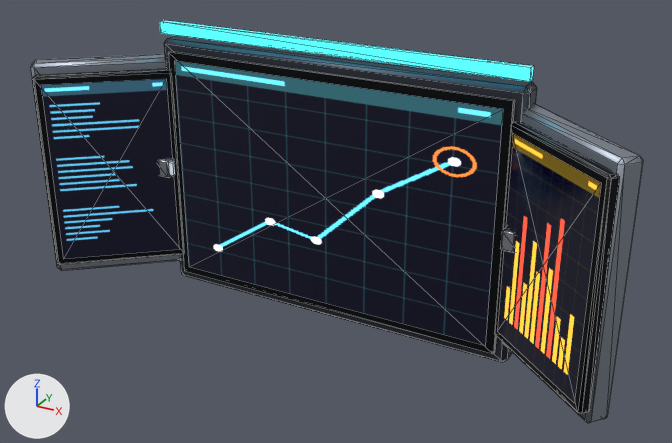
The glTF model godot/models/display/display_wing_display.glb, before and after one commit.
Rendered twice from a camera (50 mm lens) standing at (1.078, -1.984, 0.894) and looking at (0.063, -0.139, -0.029). Lighting does not change. The marker at lower left points along +X, +Y and +Z. The first picture is the older version. Mesh edges are drawn as thin lines. Vertices at exactly the same position are counted once.

The older version as bpy lines, for what is in view:
```python
me_body = bpy.data.meshes.new('body')
me_body.from_pydata(...)  # 196 vertices, 338 faces; spans x -0.79..0.79, y -0.3..0.01, z -0.35..0.39
# faces by material slot: [44, 100, 2, 88, 2, 88, 2, 12]
me_body.materials.append(mat_hull_dark)  # greyish blue #3c424c
me_body.materials.append(mat_black_metal)  # black #17191d
me_body.materials.append(mat_screen_nav)
me_body.materials.append(mat_hull_mid)  # grey #8d95a1
me_body.materials.append(mat_screen_text)
me_body.materials.append(mat_steel)  # grey #a7adb5
me_body.materials.append(mat_screen_graph)
me_body.materials.append(mat_em_cyan)  # black #000000, glowing cyan #33e0ff
ob_display_wing_display = bpy.data.objects.new('display_wing_display', me_body)
ob_display_wing_display.location = (0.0, 0.0, 0.0)
```
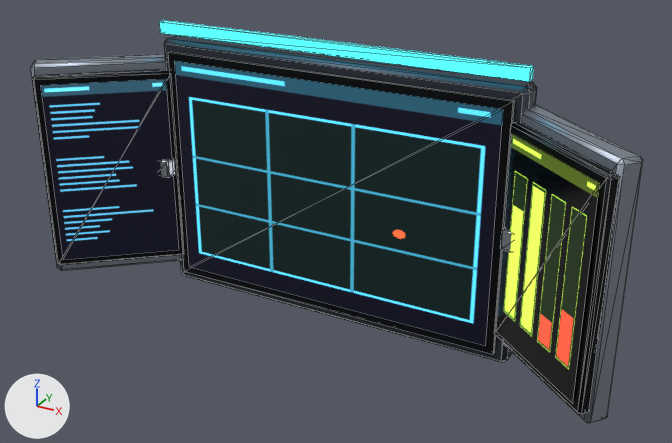
The newer file is also turned or shifted as a whole; pictures and numbers use the older file's frame.

Changed parts and their boxes [x1, y1, x2, y2] in the pictures (672 x 443 px; the box of a moved part takes in the faces that stretch with it):
part 1 of me_body, moved or reshaped: [31, 22, 642, 422] in both
part 2 of me_body, recoloured: [175, 63, 503, 335] in both
part 3 of me_body, recoloured: [498, 134, 600, 402] in both

What changed in the scene script:
```text
Add img_fuel_status:
    img_fuel_status = load_image('fuel_status', '_unpacked/fuel_status', 256, 256, 'sRGB')
Add img_deck_map:
    img_deck_map = load_image('deck_map', '_unpacked/deck_map', 256, 256, 'sRGB')
Add mat_screen_fuel_status:
    mat_screen_fuel_status = bpy.data.materials.new('screen_fuel_status')
    # colours: black #000000
    # uses the picture img_fuel_status
Add mat_screen_deck_map:
    mat_screen_deck_map = bpy.data.materials.new('screen_deck_map')
    # colours: black #000000
    # uses the picture img_deck_map
Change me_body:
    where me_body.from_pydata(...)  # 196 vertices, 338 faces; spans x -0.79..0.79, y -0.3..0.01, z -0.35..0.39
    used by ob_display_wing_display; location = (0.0, 0.0, 0.0)
    me_body part 1
    7 vertices are removed from x -0.52..0.52, y -0.11..-0.01, z -0.02..0.03
    171 faces are deleted
    2 vertices are added at (-0.53, -0.01, -0.02), (-0.53, -0.01, 0.02)
    5 new vertices lie (0.0, 0.0, 0.04) away from vertices in x -0.52..0.52, y -0.11..-0.01, z -0.02
    18 new faces join them, mat_hull_dark (greyish blue #3c424c)
    42 new faces join them, mat_black_metal (black #17191d)
    36 new faces join them, mat_hull_mid (grey #8d95a1)
    69 new faces join them, mat_steel (grey #a7adb5)
    6 new faces join them, mat_em_cyan (black #000000, glowing cyan #33e0ff)
    me_body part 2: 2 faces spanning x -0.45..0.45, y -0.08, z -0.3..0.3 switch from mat_screen_nav to mat_screen_deck_map
    me_body part 3: 2 faces spanning x 0.48..0.72, y -0.3..-0.09, z -0.25..0.25 switch from mat_screen_graph to mat_screen_fuel_status
```
